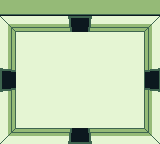
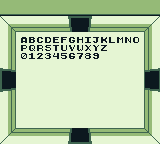
Layers edited between the first and the second 160px x 144px image:
added group "Font (regular)" (1st of 2, in "UI Sprite Test") with 2 layers in group "UI Sprite Test" over [21, 37, 139, 59]
added layer "Font (regular)" (2nd of 2, in "UI Sprite Test" › "Font (regular)") in group "Font (regular)" over [21, 37, 139, 59]
added layer "Font Test Background (regular)" in group "Font (regular)" over [21, 37, 139, 59]
added group "Font (inverted)" (1st of 2, in "UI Sprite Test") with 2 layers in group "UI Sprite Test" over [21, 37, 139, 59]
added layer "Font (inverted)" (2nd of 2, in "UI Sprite Test" › "Font (inverted)") in group "Font (inverted)" over [21, 37, 139, 59]
renamed "Layer 1" to "Font Test Background (inverted)", moved it into group "Font (inverted)", painted on it over [21, 37, 139, 59]
